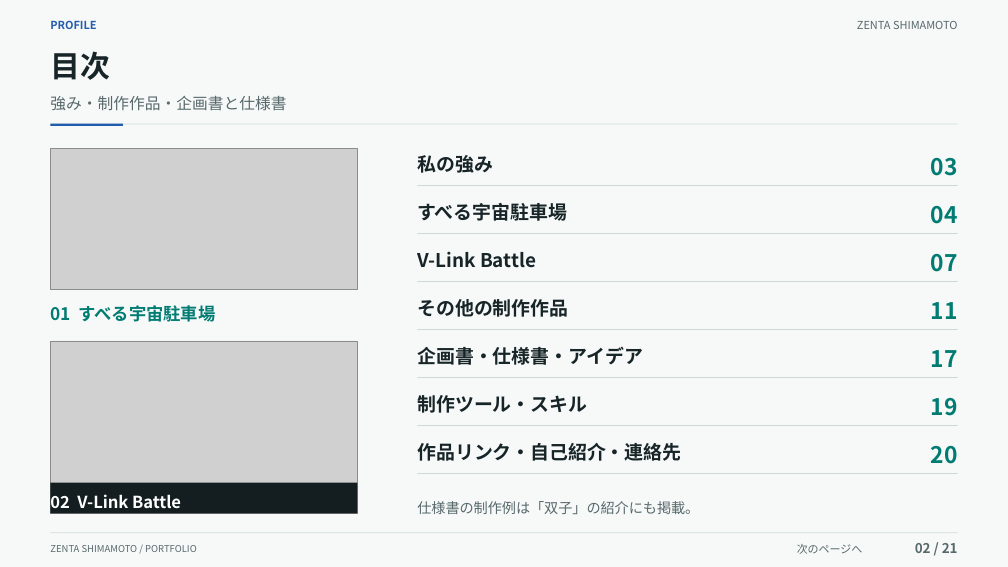
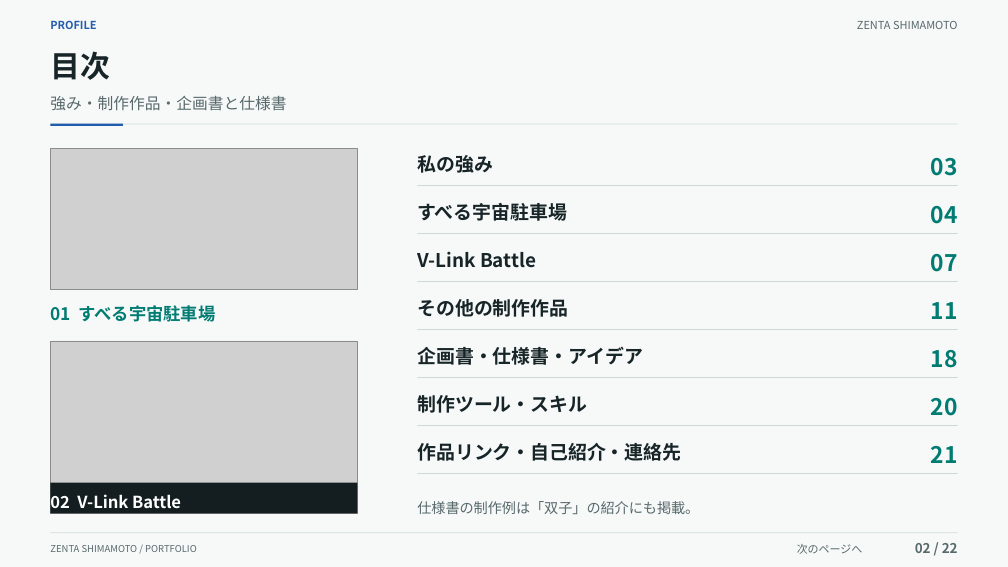
Before and after one commit to kuon-haruto/portfolio, a slide deck: slide 2 of documents/portfolio/島本善太_ポートフォリオ.pptx. Drawn at 1008x567 pixels with LibreOffice and Linux fonts; fonts in the diff are those of the drawing; grey boxes stand for pictures. Boxes give left, top, right and bottom in pixels: in the first picture for what was removed or moved away, otherwise in the second. Text is boxed around its words. In the diff, an @@ line names an element or a change of style, - is before the commit and + after.

```diff
--- a/documents/portfolio/島本善太_ポートフォリオ.pptx
+++ b/documents/portfolio/島本善太_ポートフォリオ.pptx
@@ text at (931,350,958,368): text changed @@
-17
+18
@@ text "20": place and size @@
-text "20" at (931,446,958,464)
+text "20" at (931,398,958,416)
@@ text removed at (931,398,958,416) @@
-19
@@ text added at (931,446,958,463), 21.8 pt, text #007C73, bold @@
+21
@@ text at (915,543,958,553): text changed @@
-02 / 21
+02 / 22
```
Also in this commit, not shown: 20 other slides changed, 1 slide added, 11 other files.
